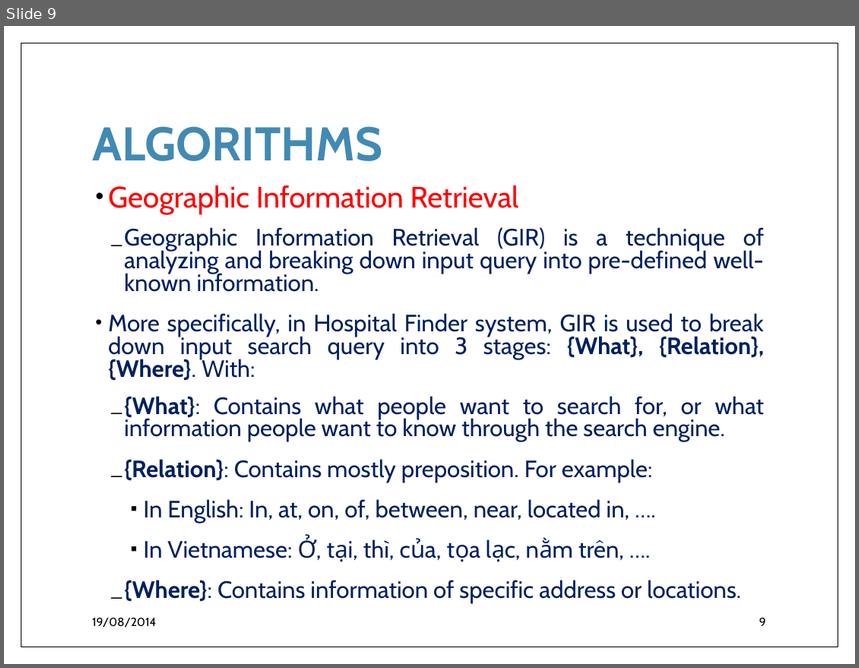
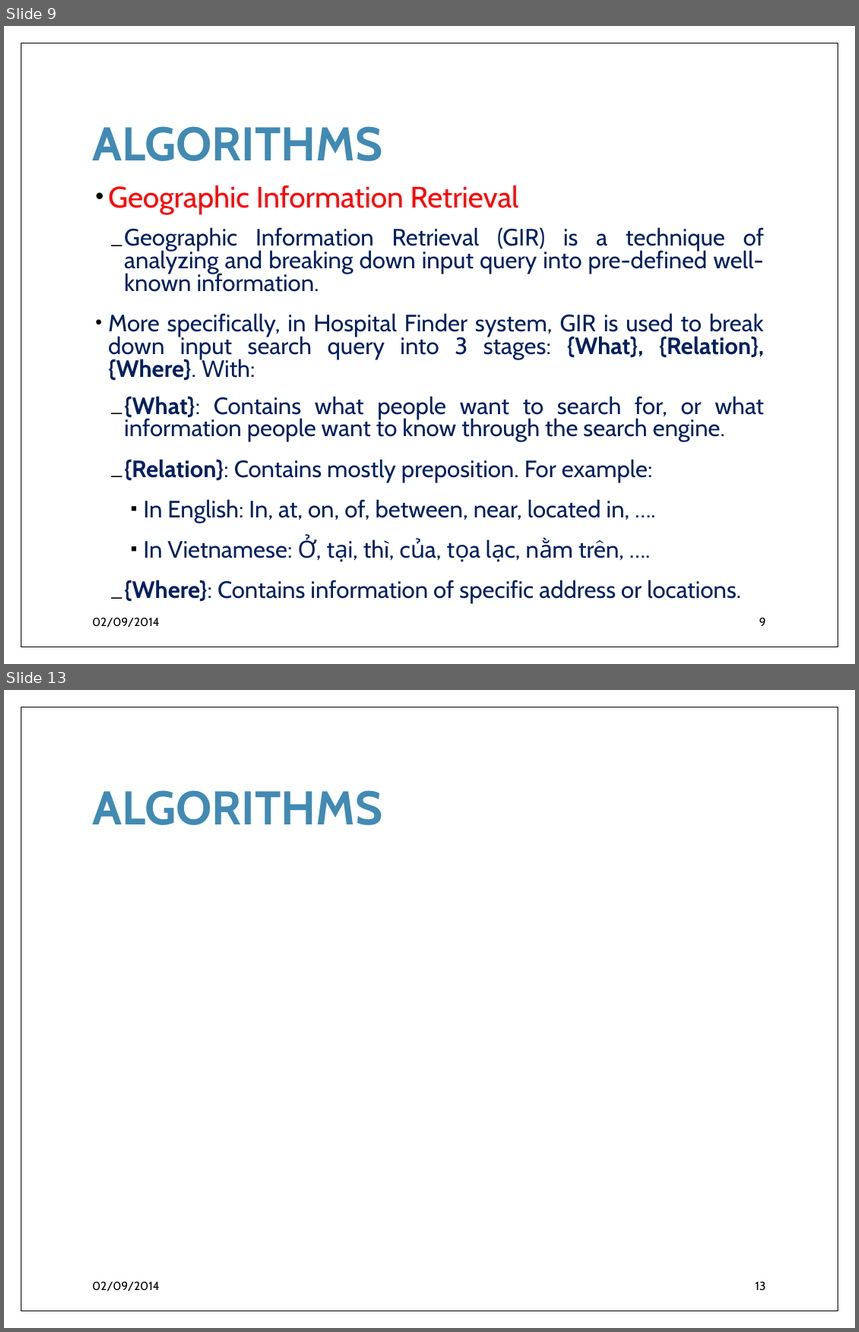
Before and after one commit to Princessgladys/hospital-finder, a slide deck: Hospital Finder.pptx. Shown one above the other, each under a label of ours: slide 9 before the commit, slides 9 and 13 after it; the slides between them are not shown. The pictures are 859x668 and 859x1332 pixels, drawn with LibreOffice and Linux fonts; fonts in the diff are those of the drawing; background and template pictures are left out. Boxes give left, top, right and bottom in pixels: in the first picture for what was removed or moved away, otherwise in the second. Text is boxed around its words. In the diff, an @@ line names an element or a change of style, - is before the commit and + after.

```diff
--- a/Hospital Finder.pptx
+++ b/Hospital Finder.pptx
@@ slide 13 added at <box>4,690,855,1328</box>, background picture (left out); not listed: 1 template element that a slide beside it also shows @@
@@ title added at <box>92,790,382,825</box>, 40 pt, text #418AB3, bold @@
+ALGORITHMS
@@ text added at <box>92,1282,159,1292</box>, 10 pt, text #000000 @@
+02/09/2014
@@ page number added at <box>756,1282,766,1291</box>, 10 pt, text #000000 @@
+13
@@ slide 9 changed as well @@
@@ text at <box>92,618,159,628</box>: text changed @@
-19/08/2014
+02/09/2014
```
Also in this commit, not shown: 10 other slides changed, 5 other slides added.
